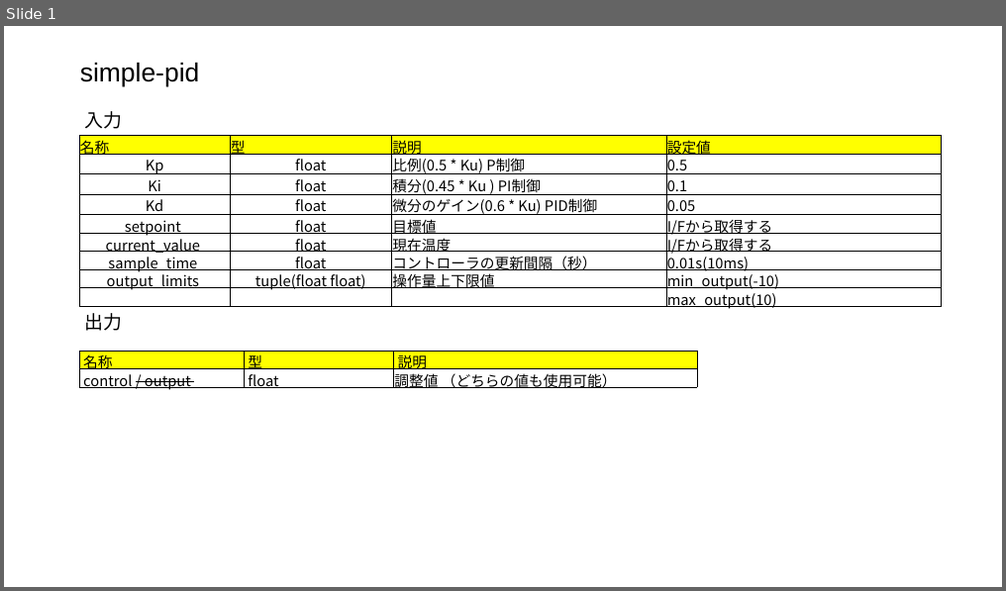
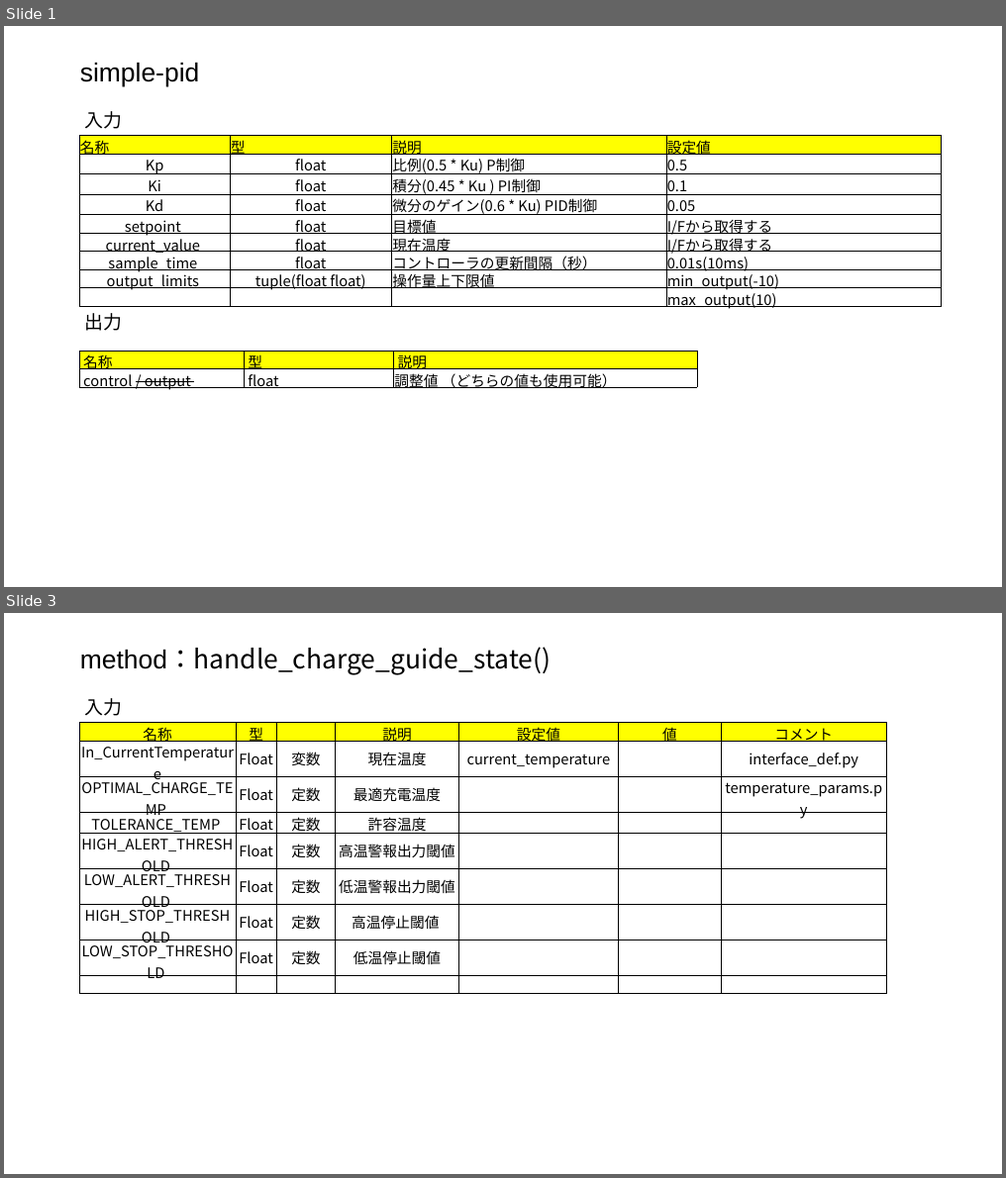
Before and after one commit to KazYag/nyaTraining-python-project, a slide deck: battery_control/Design/functions_detail.pptx. Shown one above the other, each under a label of ours: slide 1 before the commit, slides 1 and 3 after it; the slides between them are not shown. The pictures are 1006x591 and 1006x1178 pixels, drawn with LibreOffice and Linux fonts; fonts in the diff are those of the drawing. Boxes give left, top, right and bottom in pixels: in the first picture for what was removed or moved away, otherwise in the second. Text is boxed around its words. In the diff, an @@ line names an element or a change of style, - is before the commit and + after.

Commit message:
状態遷移書き直し、それに合わせて変数を修正した

```diff
--- a/battery_control/Design/functions_detail.pptx
+++ b/battery_control/Design/functions_detail.pptx
@@ slide 3 added at [4,613,1002,1174], background #FFFFFF @@
@@ title added at [80,649,550,674], 25.2 pt, text #000000 @@
+method：handle_charge_guide_state()
@@ text added at [84,698,122,716], 18 pt, text #000000 @@
+入力
@@ table added at [79,722,887,969], 9 rows, 7 columns @@
+名称 | 型 |  | 説明 | 設定値 | 値 | コメント
+In_CurrentTemperature | Float | 変数 | 現在温度 | current_temperature |  | interface_def.py
+OPTIMAL_CHARGE_TEMP | Float | 定数 | 最適充電温度 |  |  | temperature_params.py
+TOLERANCE_TEMP | Float | 定数 | 許容温度 |  |  | 
+HIGH_ALERT_THRESHOLD | Float | 定数 | 高温警報出力閾値 |  |  | 
+LOW_ALERT_THRESHOLD | Float | 定数 | 低温警報出力閾値 |  |  | 
+HIGH_STOP_THRESHOLD | Float | 定数 | 高温停止閾値 |  |  | 
+LOW_STOP_THRESHOLD | Float | 定数 | 低温停止閾値 |  |  | 
+ |  |  |  |  |  | 
```
Also in this commit, not shown: 1 other slide added, 6 other files.
